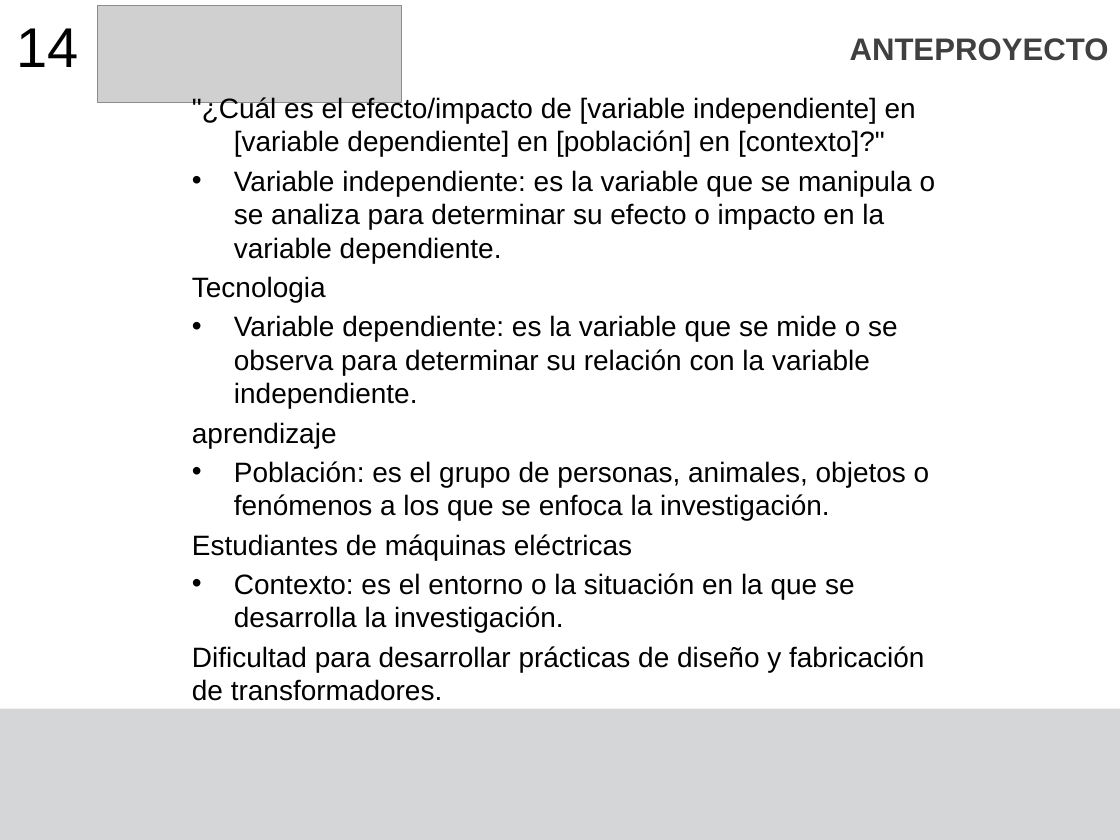
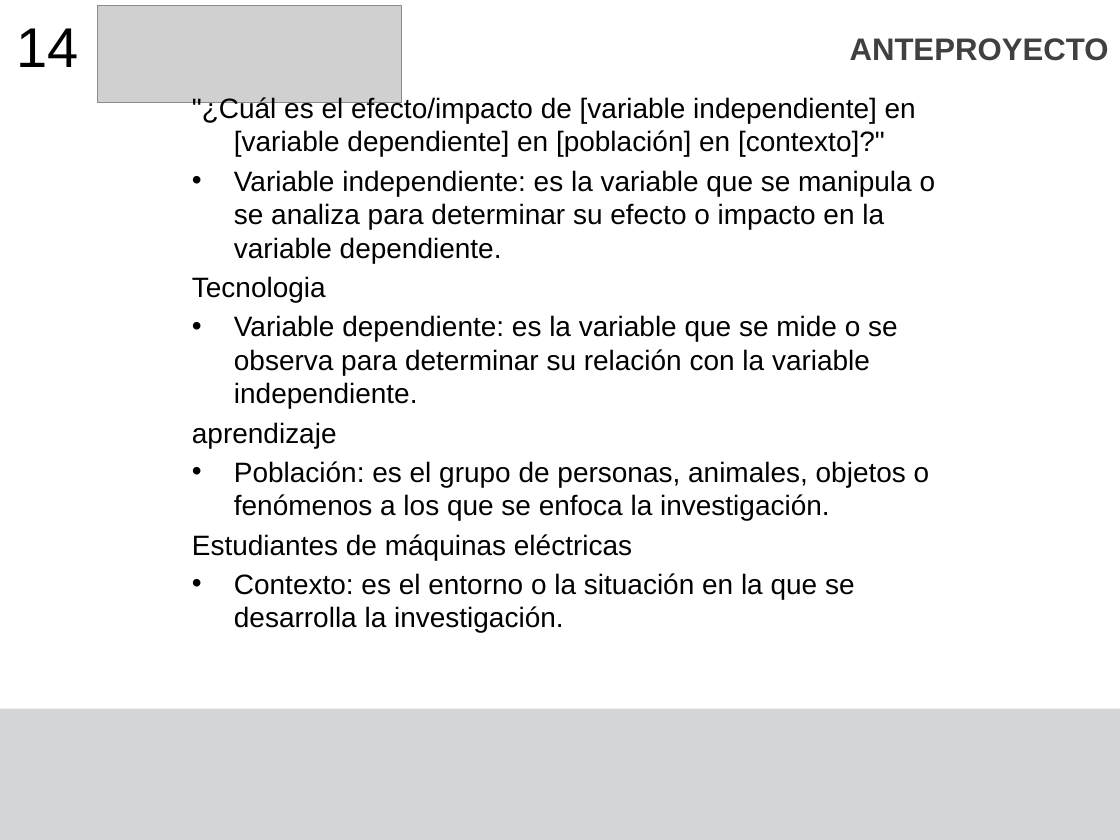
Before and after one commit to F4bian1012/Investigacion_I, a slide deck: slide 14 of Semana_1/Tìtulo.pptx. Drawn at 1120x840 pixels with LibreOffice and Linux fonts; fonts in the diff are those of the drawing; grey boxes stand for pictures. Boxes give left, top, right and bottom in pixels: in the first picture for what was removed or moved away, otherwise in the second. Text is boxed around its words. In the diff, an @@ line names an element or a change of style, - is before the commit and + after.

```diff
--- a/Semana_1/Tìtulo.pptx
+++ b/Semana_1/Tìtulo.pptx
@@ text at box(192, 646, 924, 701): paragraph removed @@
-Dificultad para desarrollar prácticas de diseño y fabricación de transformadores.
```
Also in this commit, not shown: 1 other slide changed, 2 other files.
